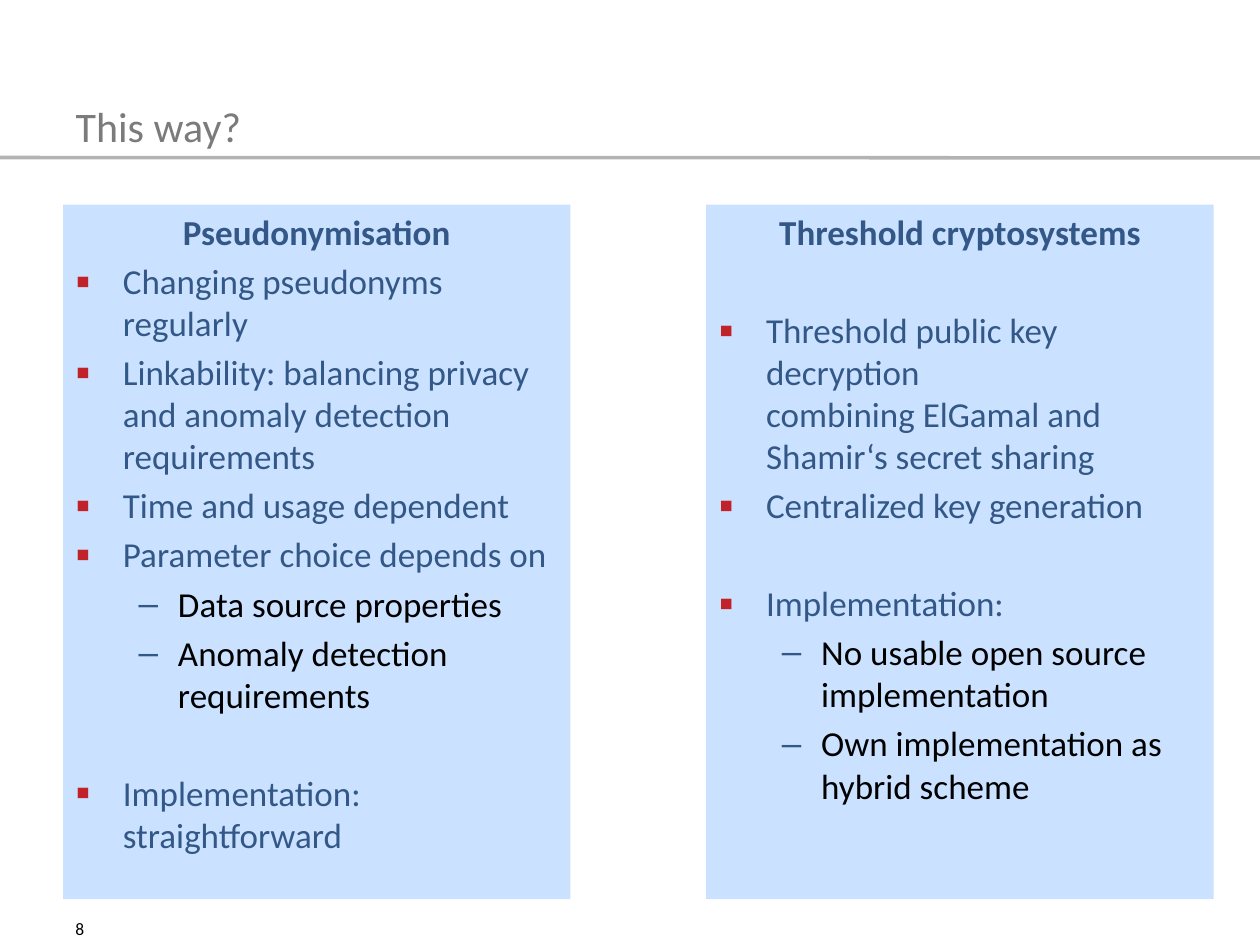
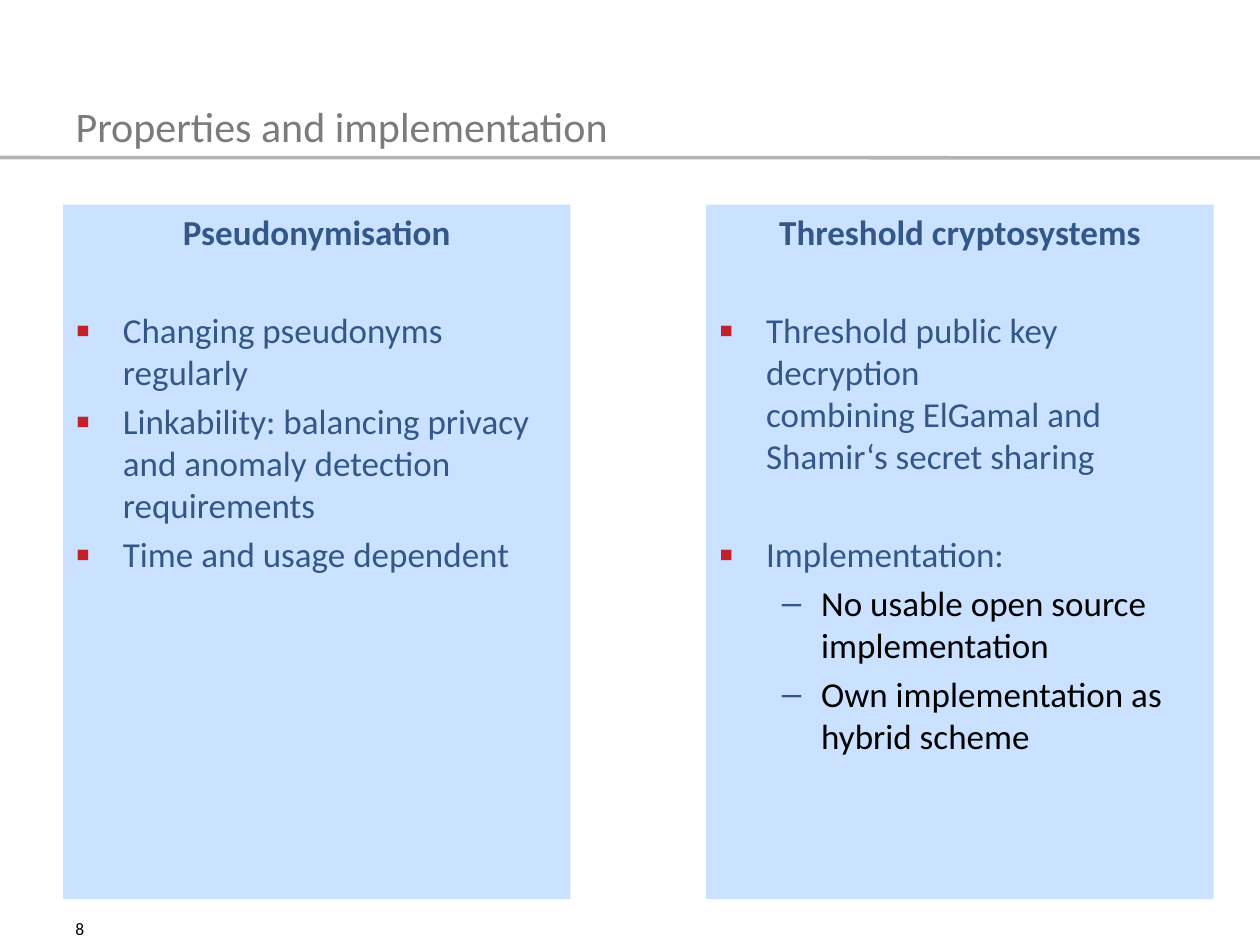
Before and after one commit to tompetersen/master-thesis, a slide deck: slide 8 of kolloquium/TemplateSlides2016.pptx. Drawn at 1260x945 pixels with LibreOffice and Linux fonts; fonts in the diff are those of the drawing. Boxes give left, top, right and bottom in pixels: in the first picture for what was removed or moved away, otherwise in the second. Text is boxed around its words. In the diff, an @@ line names an element or a change of style, - is before the commit and + after.

```diff
--- a/kolloquium/TemplateSlides2016.pptx
+++ b/kolloquium/TemplateSlides2016.pptx
@@ title at (76, 113, 608, 149): text changed @@
-This way?
+Properties and implementation
@@ text in rectangle at (766, 493, 1143, 524): paragraph removed @@
-▪ Centralized key generation
@@ text at (123, 542, 546, 854): paragraphs removed @@
-▪ Parameter choice depends on
-  – Data source properties
-  – Anomaly detection requirements
-▪ Implementation: straightforward
```
Also in this commit, not shown: 3 other slides changed.
